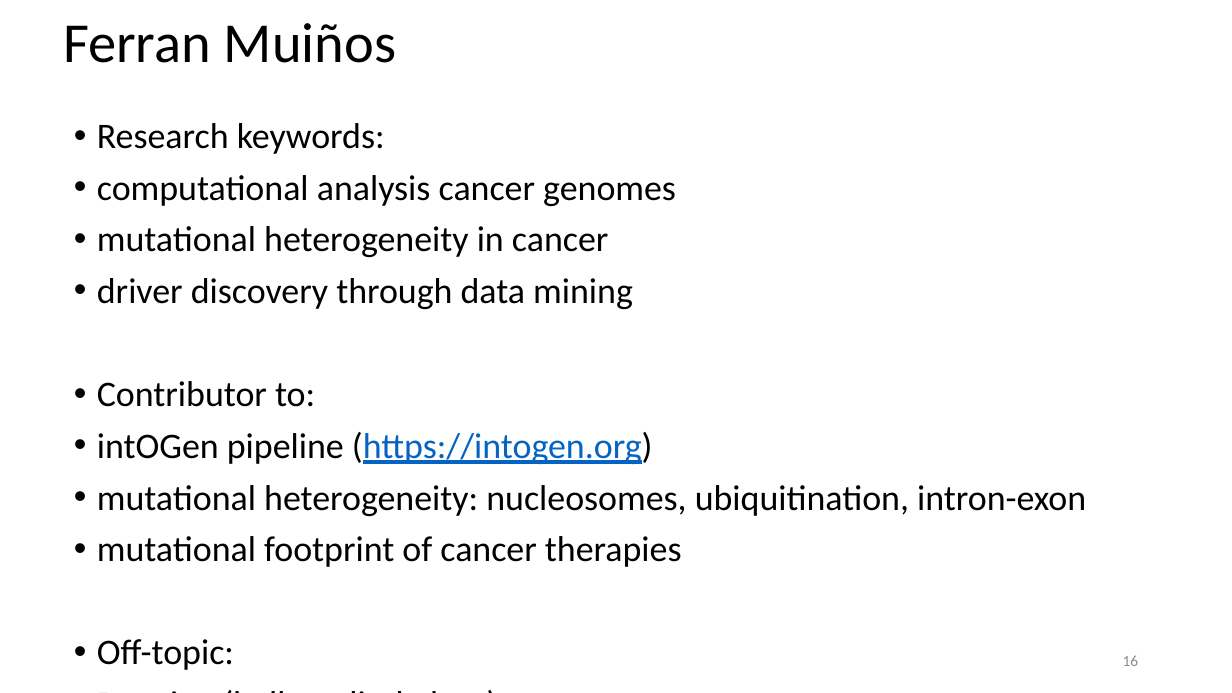
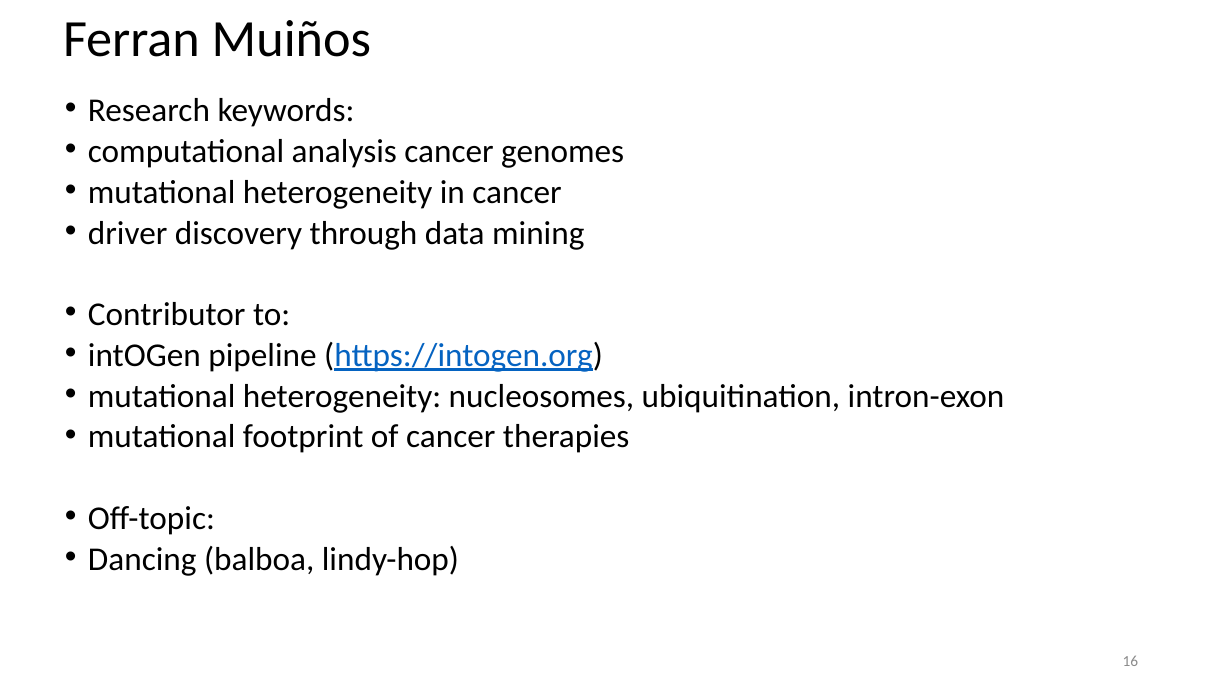
Before and after one commit to steverozen/ISMB.mutsig.tutorial, a slide deck: slide 16 of Tut1.Lecture.0.short.intro.pptx. Drawn at 1232x693 pixels with LibreOffice and Linux fonts; fonts in the diff are those of the drawing. Boxes give left, top, right and bottom in pixels: in the first picture for what was removed or moved away, otherwise in the second. Text is boxed around its words. In the diff, an @@ line names an element or a change of style, - is before the commit and + after.

```diff
--- a/Tut1.Lecture.0.short.intro.pptx
+++ b/Tut1.Lecture.0.short.intro.pptx
@@ text "Ferran Muiños" at box(63, 20, 371, 57): size 44 to 40.7 pt; line spacing 0.9 to 0.7 @@
@@ text "Research keywords:": place and size @@
-text "Research keywords:" at box(97, 123, 1086, 670)
+text "Research keywords:" at box(88, 98, 1005, 576)
@@ text "Research keywords:" at box(88, 98, 1005, 576): size 28 to 25.9 pt; line spacing 0.9 to 0.7 @@
```
Also in this commit, not shown: 8 other slides changed.
